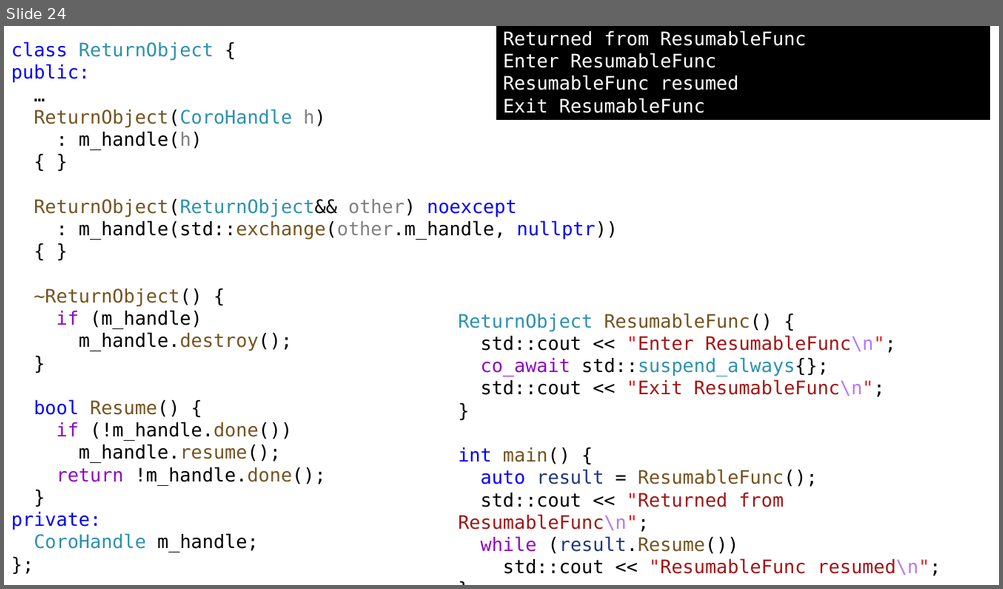
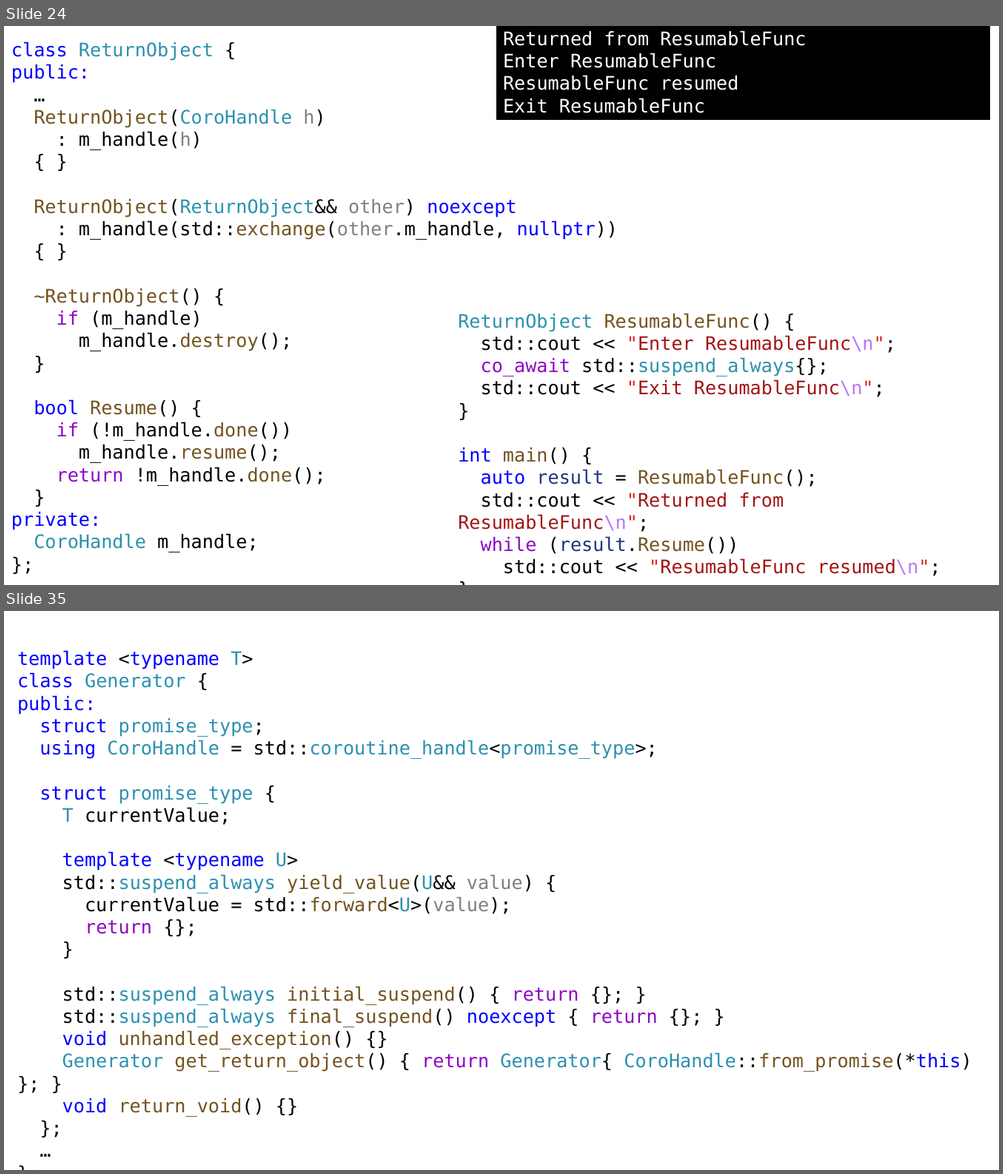
Before and after one commit to alexey-malov/pc, a slide deck: lectures/12/Coroutines.pptx. Shown one above the other, each under a label of ours: slide 24 before the commit, slides 24 and 35 after it; the slides between them are not shown. The pictures are 1003x589 and 1003x1174 pixels, drawn with LibreOffice and Linux fonts; fonts in the diff are those of the drawing. Boxes give left, top, right and bottom in pixels: in the first picture for what was removed or moved away, otherwise in the second. Text is boxed around its words. In the diff, an @@ line names an element or a change of style, - is before the commit and + after.

```diff
--- a/lectures/12/Coroutines.pptx
+++ b/lectures/12/Coroutines.pptx
@@ slide 35 added at (x1=4, y1=611, x2=999, y2=1170), background #FFFFFF @@
@@ text added at (x1=17, y1=650, x2=971, y2=1117), 18 pt, text #2B91AF @@
+template <typename T>
+class Generator {
+public:
+struct promise_type;
+using CoroHandle = std::coroutine_handle<promise_type>;
+struct promise_type {
+T currentValue;
+template <typename U>
+std::suspend_always yield_value(U&& value) {
+currentValue = std::forward<U>(value);
+return {};
+}
+std::suspend_always initial_suspend() { return {}; }
+std::suspend_always final_suspend() noexcept { return {}; }
+void unhandled_exception() {}
+Generator get_return_object() { return Generator{ CoroHandle::from_promise(*this) }; }
+void return_void() {}
+};
+…
+};
```
Also in this commit, not shown: 2 slides changed, 24 other slides added, 12 other files.
